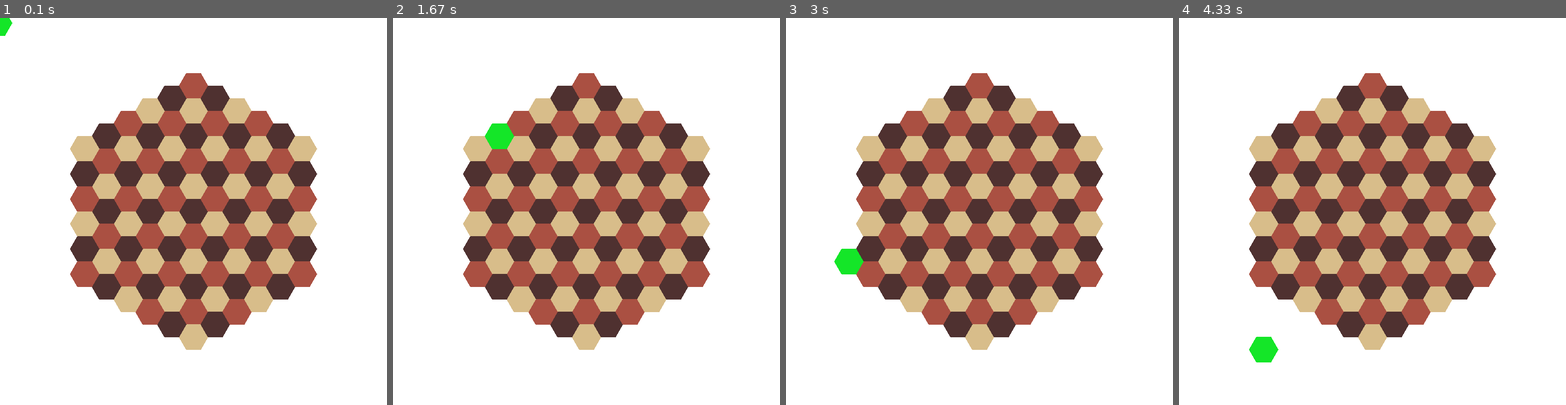
Above: before the commit, frames 1-4 (left to right).
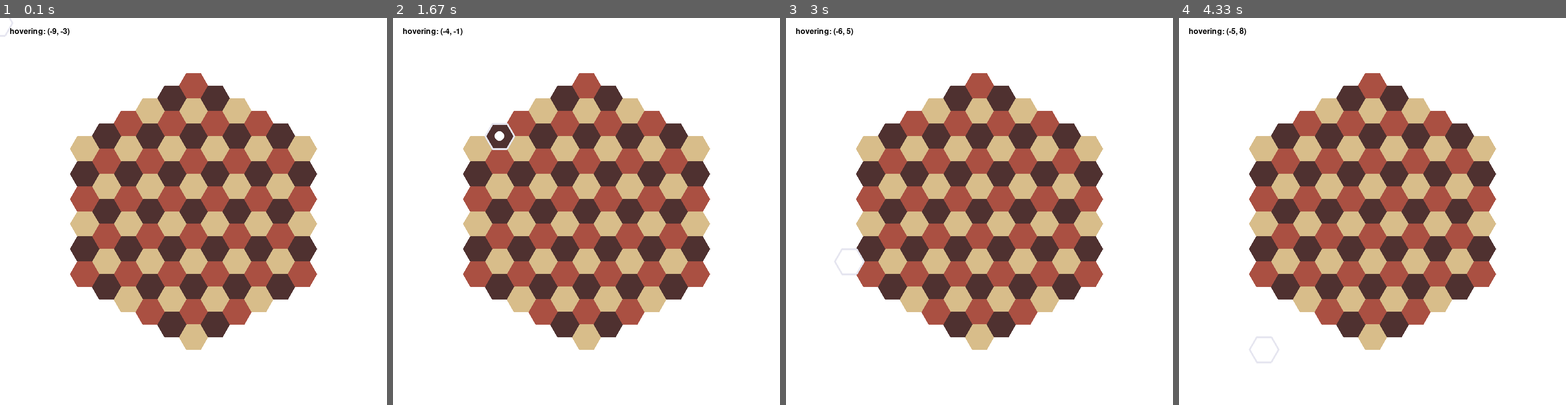
Above: after the commit, the same moments.

Repository: stefan-png/hackedbeta22
Game: pygame game, started from pygametest.py
Two runs of this game, one before a commit and one after it. Both use one fixed random seed, a clock stepped at 60 frames per second and the inputs below.
Inputs (mouse positions are in pixels of both pictures, inside the frame that each line leads up to):
- Up to frame 1 (0.1 s): no input
- Up to frame 2 (1.67 s): click (586, 211) at 0.38 s; click (625, 296) at 0.72 s; click (729, 346) at 1.05 s; click (493, 134) at 1.38 s
- Up to frame 3 (3 s): click (979, 257) at 1.72 s; click (925, 130) at 2.05 s; click (1114, 312) at 2.38 s; click (855, 250) at 2.72 s
- Up to frame 4 (4.33 s): click (1260, 137) at 3.05 s; click (1279, 281) at 3.38 s; click (1511, 300) at 3.72 s; click (1256, 354) at 4.05 s

The runs differ from the first frame. In frame 1, 0.2% of the frame differs, in the area x 0-18%, y 0-5%; in frame 2, 0.5%; in frame 3, 0.5%; in frame 4, 0.5%, in the area x 2-26%, y 2-90%.

Commit message:
added mouse hover info and dot

Diff:
--- a/pygametest.py
+++ b/pygametest.py
@@ -25,14 +25,14 @@
 screen_height = 800
 origin = (screen_width/2, screen_height/2)
 
-def draw_hex(pos, scale, colour):
+def draw_hex(pos, scale, colour, width=0):
 
     transformed_offset = []
     for coord in hex_offset:
         # coord * scale + pos
         transformed_offset.append(numpy.add(numpy.array(coord)* scale, pos))
 
-    pygame.draw.polygon(surface, colour, transformed_offset)
+    pygame.draw.polygon(surface, colour, transformed_offset, width)
 
 def draw_board(scale):
 
@@ -51,7 +51,7 @@
 pygame.init()
 
 surface = pygame.display.set_mode((screen_width, screen_height))
-
+font = pygame.font.SysFont(None, 24)
 
 # game loop
 while True:
@@ -60,16 +60,24 @@
     scale = 30
 
     # draw background
-    surface.fill((255, 255, 255))
+    surface.fill((255, 255, 255, 255))
     draw_board(scale)
 
     mousepos = pygame.mouse.get_pos()
 
-    pos = numpy.add(axial.axial_to_screen(axial.axial_round(axial.screen_to_axial(numpy.subtract(mousepos, origin), scale)), scale), origin)
-    draw_hex(pos, scale, (20, 230, 40))
+    axialpos = axial.axial_round(axial.screen_to_axial(numpy.subtract(mousepos, origin), scale))
+    pos = numpy.add(axial.axial_to_screen(axialpos, scale), origin)
+    draw_hex(pos, scale, (230, 230, 240), 4)
+    pygame.draw.circle(surface, (255, 255, 255), pos, scale/3)
 
     for event in pygame.event.get():
         if event.type == pygame.QUIT: sys.exit()
         # if event.type == pygame.MOUSEBUTTONDOWN:
 
+
+    img = font.render("hovering: " + str(axialpos), True, (1,1,1))
+    surface.blit(img, (20, 20))
+
+
+    # do the transparent stuff maybe
     pygame.display.flip()
